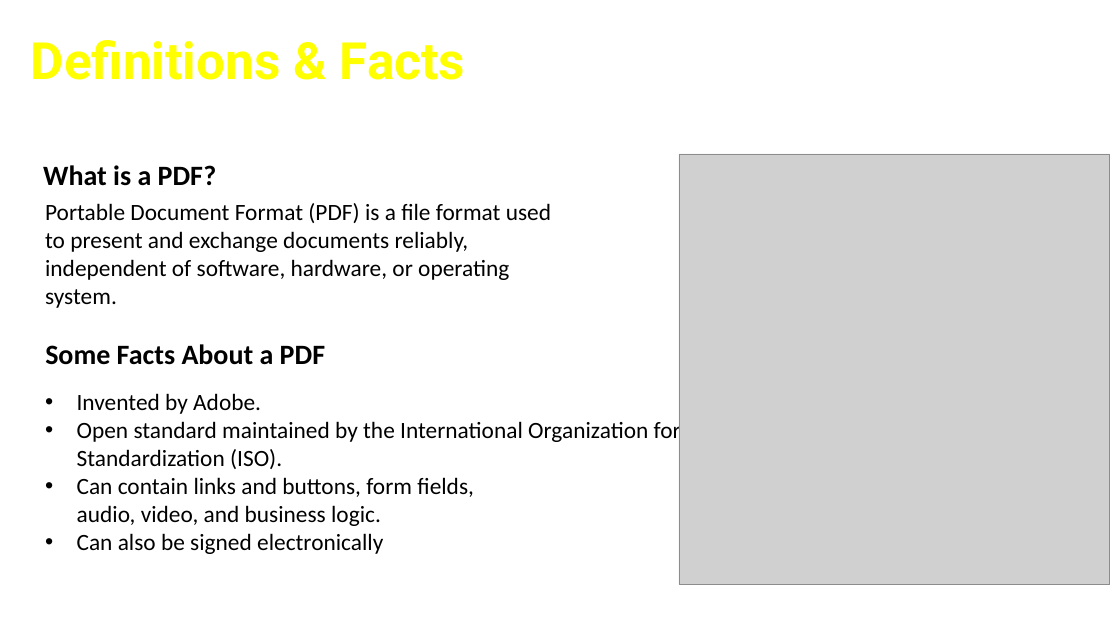
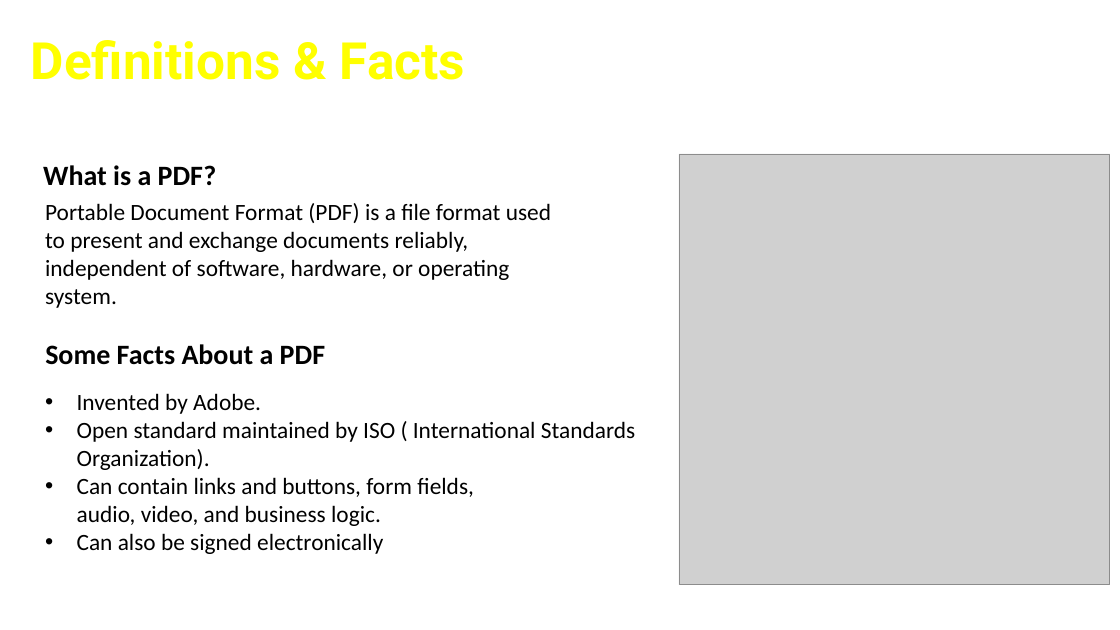
Before and after one commit to cfclick/CFSummit2016, a slide deck: slide 3 of powerpoint/SmartPDF/Don't Just PDF.pptx. Drawn at 1120x630 pixels with LibreOffice and Linux fonts; fonts in the diff are those of the drawing; grey boxes stand for pictures; background and template pictures are left out. Boxes give left, top, right and bottom in pixels: in the first picture for what was removed or moved away, otherwise in the second. Text is boxed around its words. In the diff, an @@ line names an element or a change of style, - is before the commit and + after.

```diff
--- a/powerpoint/SmartPDF/Don't Just PDF.pptx
+++ b/powerpoint/SmartPDF/Don't Just PDF.pptx
@@ text at bbox=[77, 421, 635, 470]: text changed @@
-• Open standard maintained by the International Organization for
-Standardization (ISO).
+• Open standard maintained by ISO ( International Standards Organization).
```
Also in this commit, not shown: 10 other slides changed, 1 slide removed, 4 other files.
